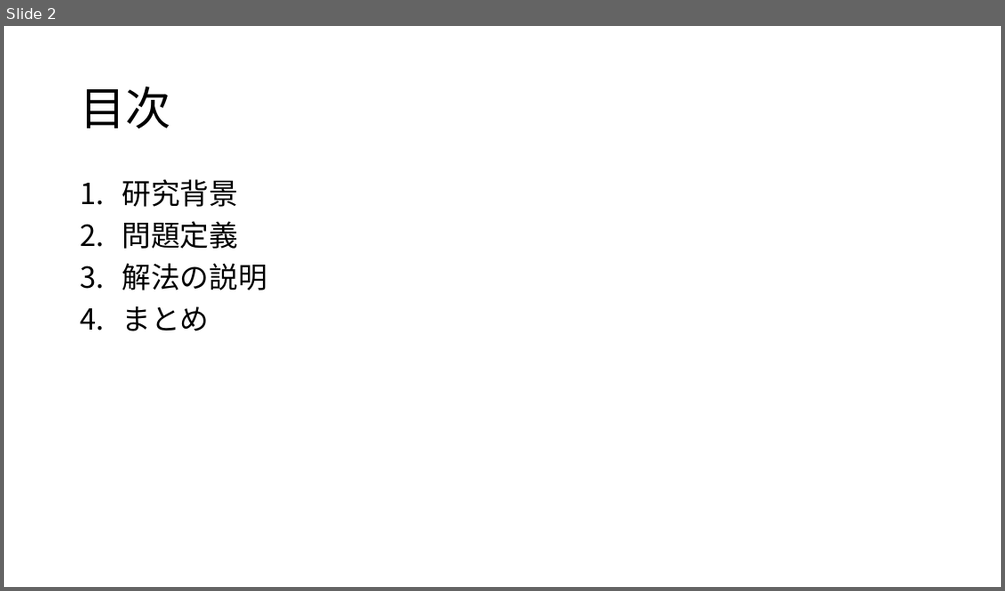
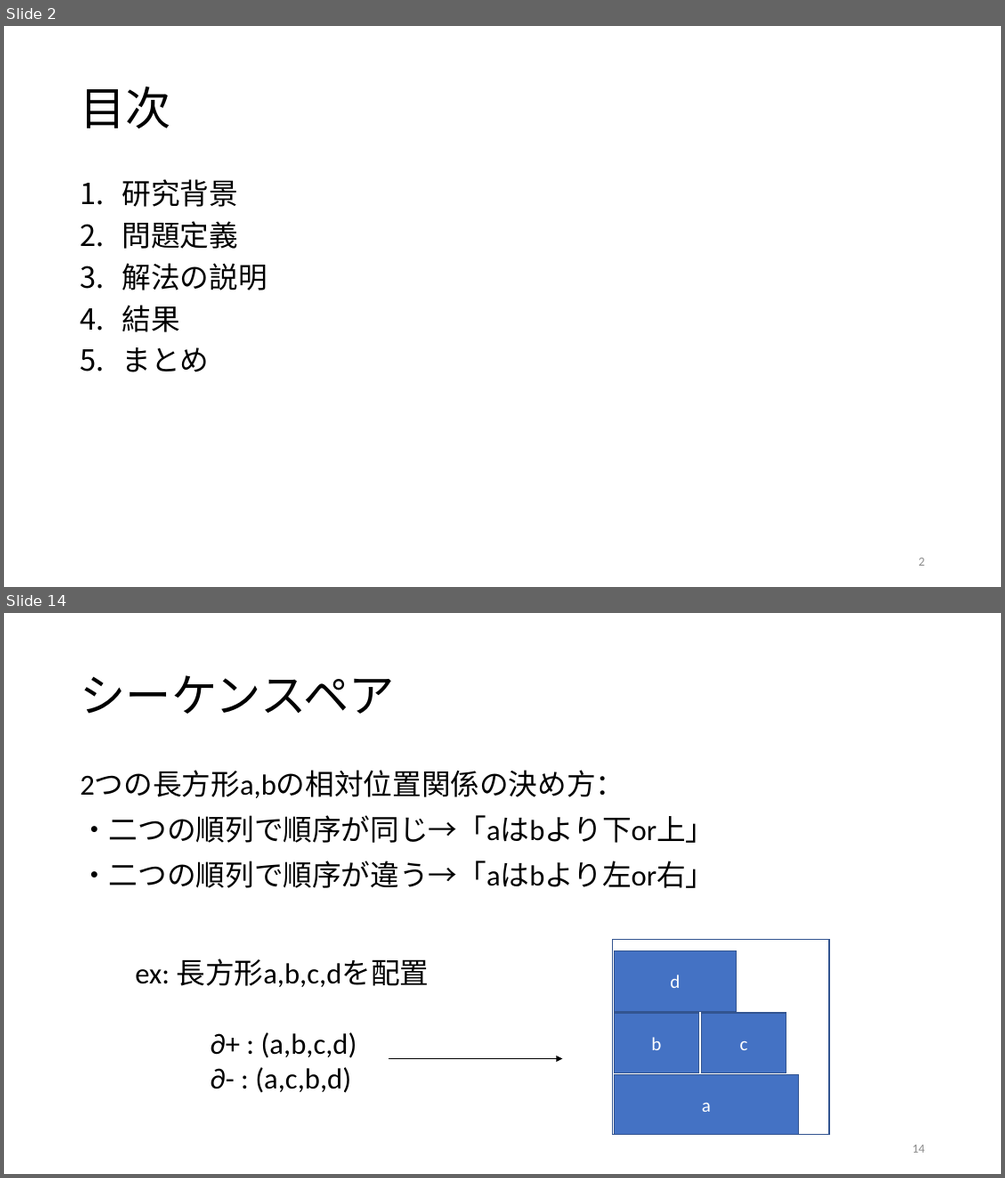
Before and after one commit to r-kurosu/kline, a slide deck: 卒論発表スライド.pptx. Shown one above the other, each under a label of ours: slide 2 before the commit, slides 2 and 14 after it; the slides between them are not shown. The pictures are 1005x591 and 1005x1178 pixels, drawn with LibreOffice and Linux fonts; fonts in the diff are those of the drawing. Boxes give left, top, right and bottom in pixels: in the first picture for what was removed or moved away, otherwise in the second. Text is boxed around its words. In the diff, an @@ line names an element or a change of style, - is before the commit and + after.

```diff
--- a/卒論発表スライド.pptx
+++ b/卒論発表スライド.pptx
@@ slide 14 added at box(4, 613, 1001, 1174), background #FFFFFF @@
@@ title added at box(80, 675, 394, 714), 44 pt, text #000000 @@
+シーケンスペア
@@ text added at box(80, 771, 714, 888), 28 pt, text #000000 @@
+2つの長方形a,bの相対位置関係の決め方：
+・二つの順列で順序が同じ→「aはbより下or上」
+・二つの順列で順序が違う→「aはbより左or右」
@@ text added at box(135, 958, 429, 1093), 28 pt, text #000000 @@
+ex: 長方形a,b,c,dを配置
+∂+ : (a,b,c,d)
+∂- : (a,c,b,d)
@@ rectangle added at box(613, 939, 830, 1135), outline #325491 1 pt @@
@@ rectangle added at box(615, 951, 736, 1011), fill #4472C4, outline #325491 1 pt, 18 pt, text #FFFFFF @@
+d
@@ rectangle added at box(615, 1013, 699, 1073), fill #4472C4, outline #325491 1 pt, 18 pt, text #FFFFFF @@
+b
@@ rectangle added at box(702, 1013, 787, 1073), fill #4472C4, outline #325491 1 pt, 18 pt, text #FFFFFF @@
+c
@@ arrow added from (389, 1059) to (563, 1059), #000000 0.5 pt @@
@@ rectangle added at box(615, 1074, 799, 1135), fill #4472C4, outline #325491 1 pt, 18 pt, text #FFFFFF @@
+a
@@ page number added at box(912, 1144, 924, 1152), 12 pt, text #8C8C8C @@
+14
@@ slide 2 changed as well @@
@@ text at box(122, 305, 180, 332): paragraph added @@
+4. 結果
@@ page number added at box(918, 557, 924, 565), 12 pt, text #8C8C8C @@
+2
```
Also in this commit, not shown: 1 other slide changed, 23 other slides added, 36 other files.
